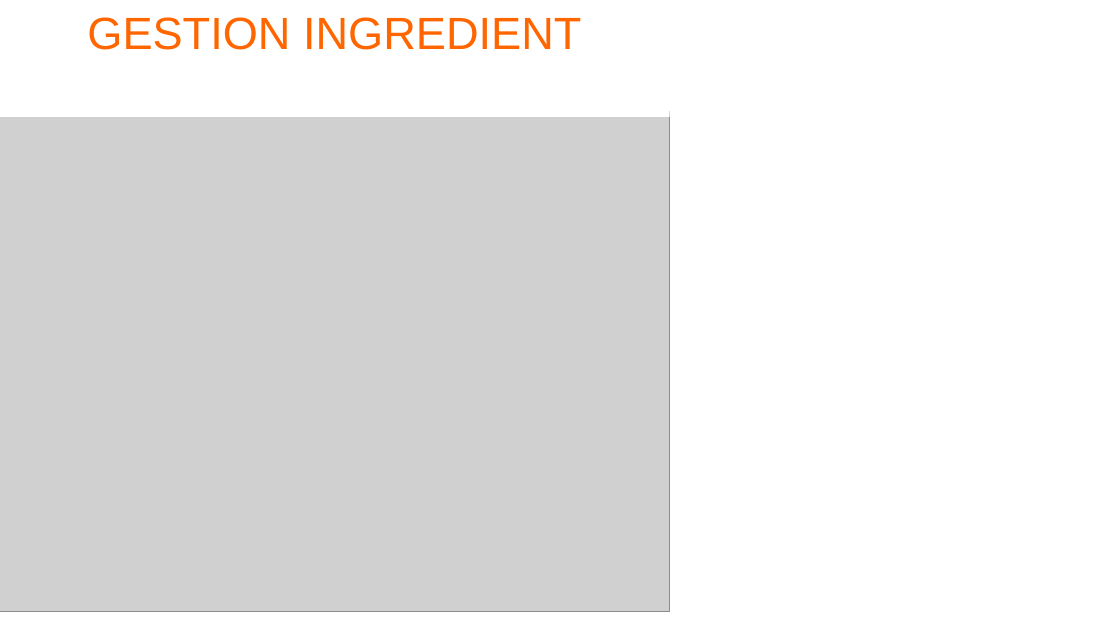
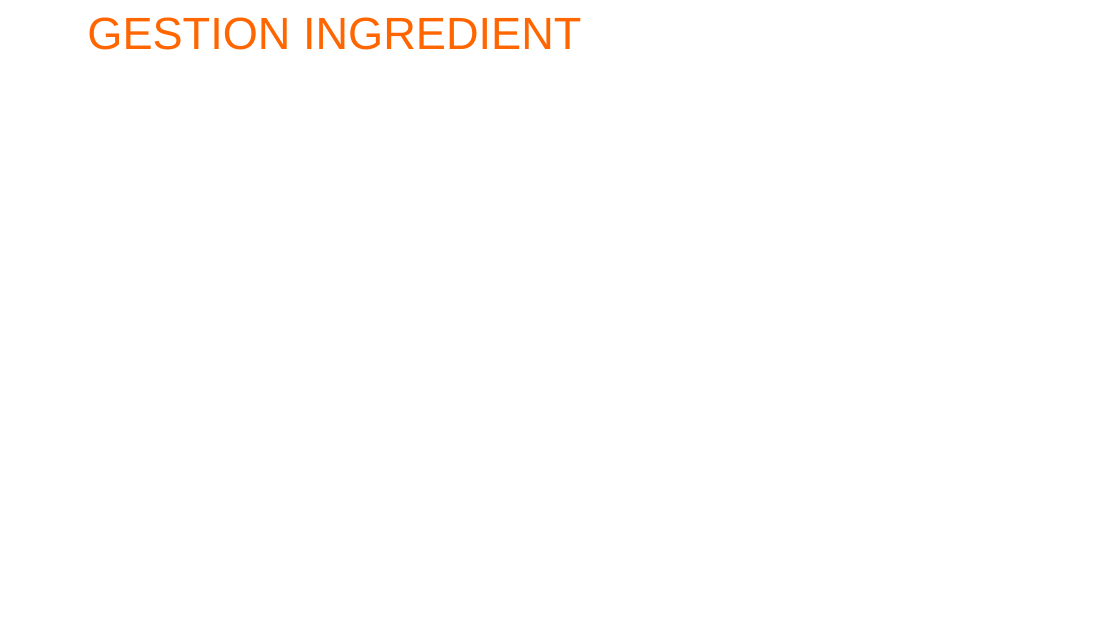
Before and after one commit to JonathanDLR/oc-pizza, a slide deck: slide 4 of Spec.odp. Drawn at 1120x630 pixels with LibreOffice and Linux fonts; fonts in the diff are those of the drawing; grey boxes stand for pictures; background and template pictures are left out. Boxes give left, top, right and bottom in pixels: in the first picture for what was removed or moved away, otherwise in the second. Text is boxed around its words. In the diff, an @@ line names an element or a change of style, - is before the commit and + after.

```diff
--- a/Spec.odp
+++ b/Spec.odp
@@ title "GESTION INGREDIENT" rewrapped from [0,0,670,117] to [87,17,581,50] @@
@@ picture removed at [0,112,670,612] @@
```
Also in this commit, not shown: 3 other slides changed, 1 slide added, 2 slides removed, 1 other file.
